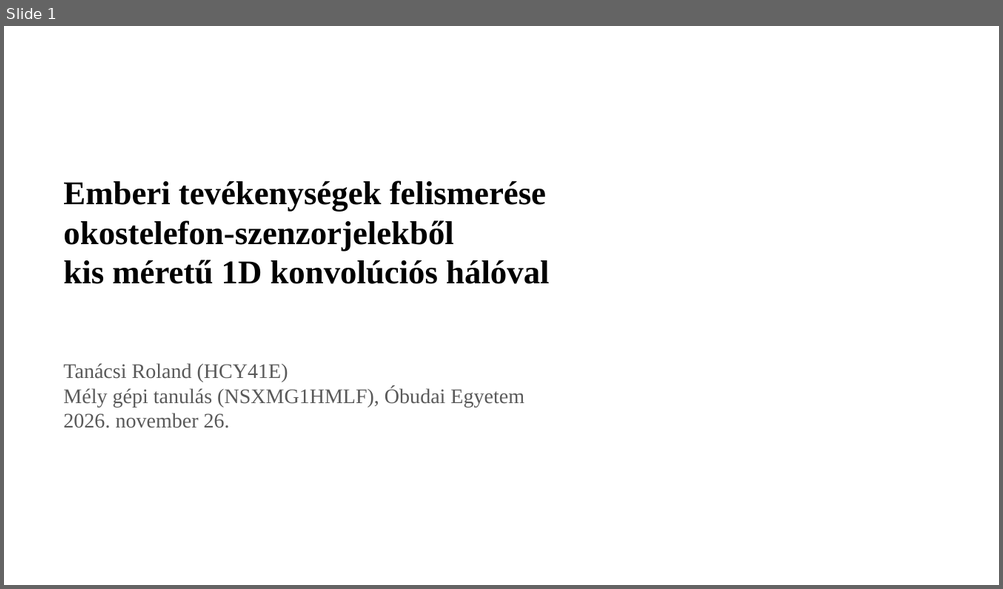
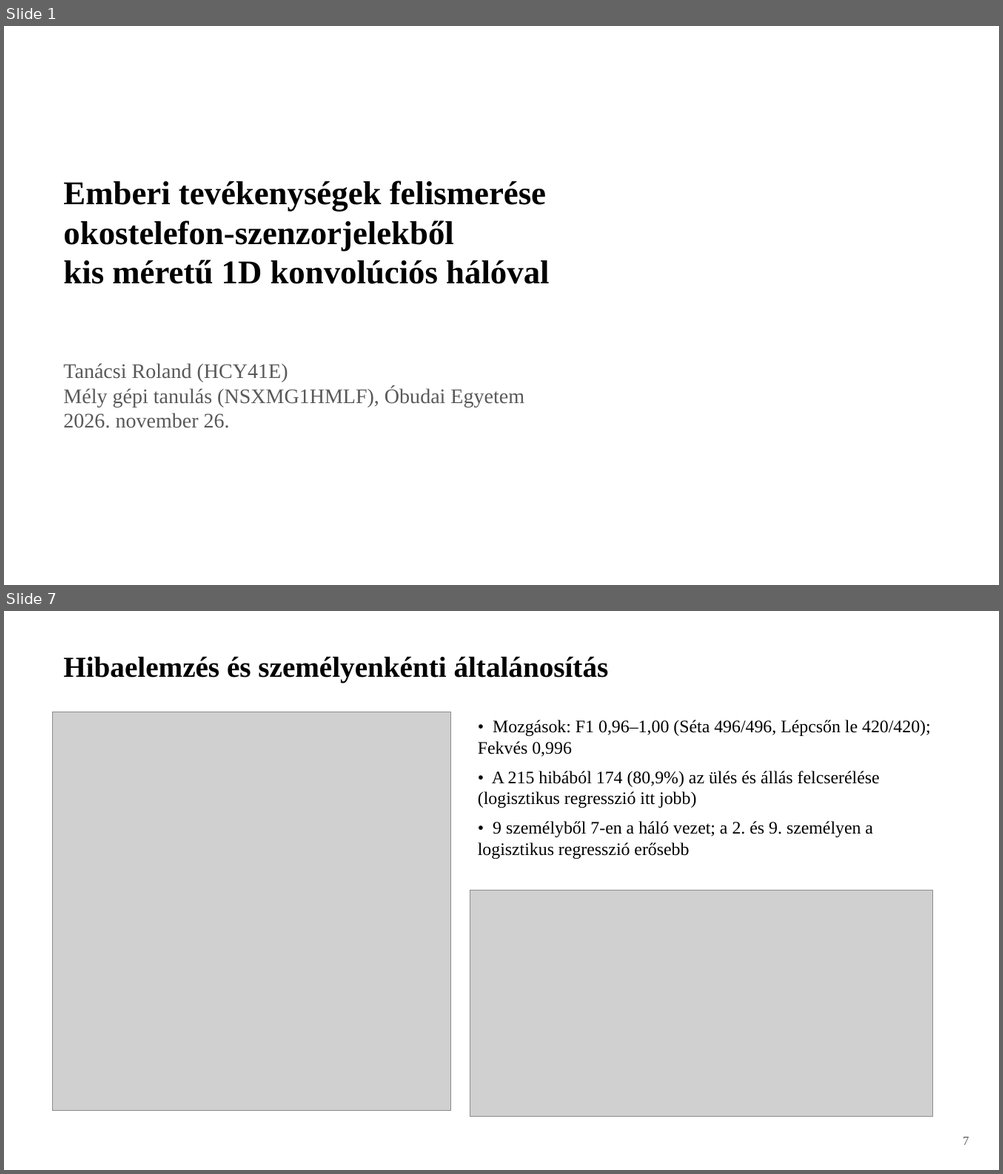
Before and after one commit to tanacsiroland/dl-har-project-hcy41e, a slide deck: docs/prezentacio.pptx. Shown one above the other, each under a label of ours: slide 1 before the commit, slides 1 and 7 after it; the slides between them are not shown. The pictures are 1003x589 and 1003x1174 pixels, drawn with LibreOffice and Linux fonts; fonts in the diff are those of the drawing; grey boxes stand for pictures. Boxes give left, top, right and bottom in pixels: in the first picture for what was removed or moved away, otherwise in the second. Text is boxed around its words. In the diff, an @@ line names an element or a change of style, - is before the commit and + after.

Commit message:
Expand presentation to 8 clean slides with figures

```diff
--- a/docs/prezentacio.pptx
+++ b/docs/prezentacio.pptx
@@ slide 7 added at (4,611,999,1170), background #FFFFFF @@
@@ text added at (63,656,609,683), 28 pt, text #000000, bold @@
+Hibaelemzés és személyenkénti általánosítás
@@ picture added at (53,712,451,1111) @@
@@ text added at (478,720,930,859), 17 pt, text #000000 @@
+• Mozgások: F1 0,96–1,00 (Séta 496/496, Lépcsőn le 420/420); Fekvés 0,996
+• A 215 hibából 174 (80,9%) az ülés és állás felcserélése (logisztikus regresszió itt jobb)
+• 9 személyből 7-en a háló vezet; a 2. és 9. személyen a logisztikus regresszió erősebb
@@ picture added at (470,891,933,1117) @@
@@ text added at (962,1137,968,1145), 12 pt, text #595959 @@
+7
```
Also in this commit, not shown: 2 slides changed, 4 other slides added, 1 slide removed, 3 other files.
